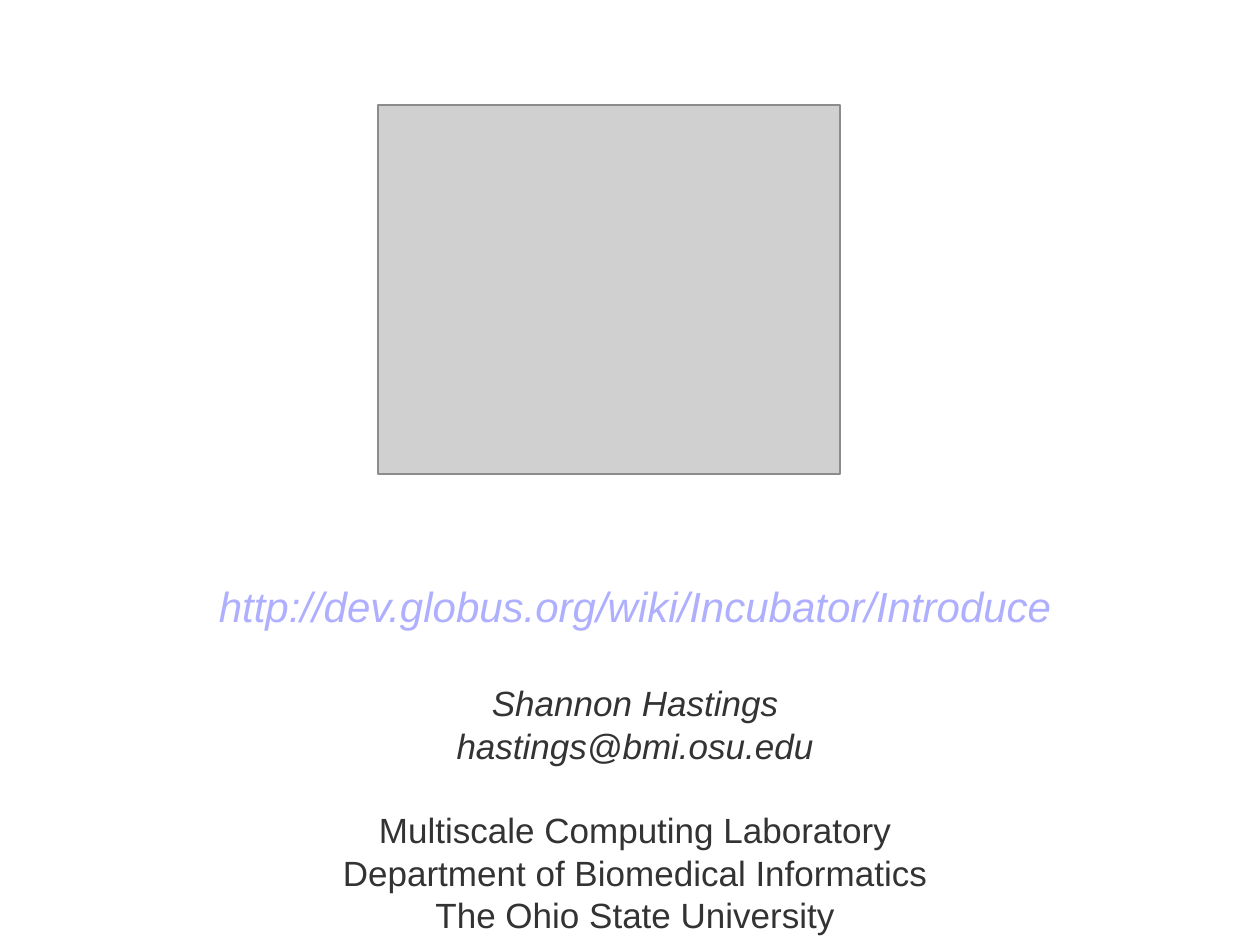
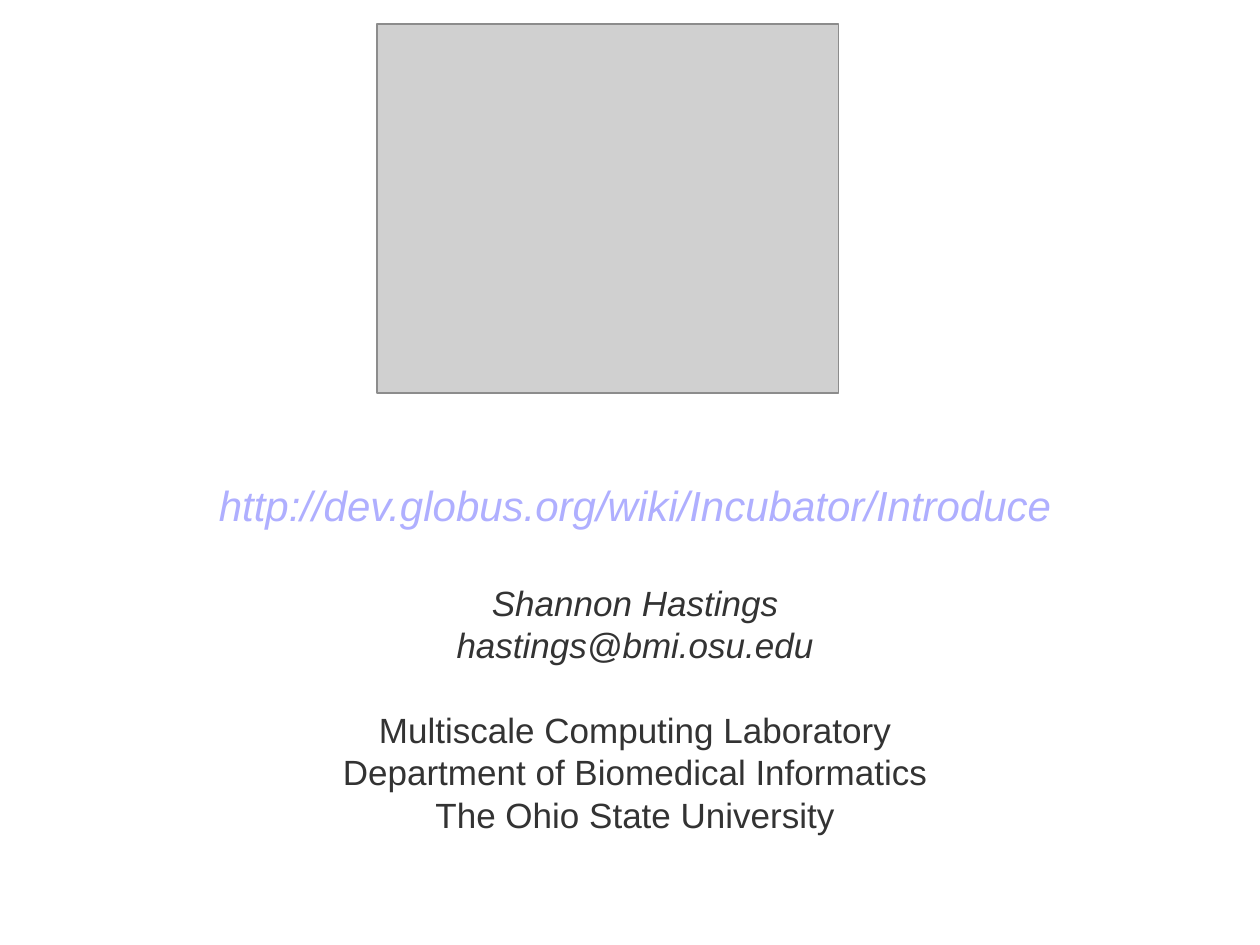
Before and after one commit to NCIP/cagrid-portal, a slide deck: slide 24 of cagrid-1-0/Documentation/presentations/introduce/Introduce-OGF19.ppt (slide 22 before the commit). Drawn at 1260x945 pixels with LibreOffice and Linux fonts; fonts in the diff are those of the drawing; grey boxes stand for pictures; background and template pictures are left out. Boxes give left, top, right and bottom in pixels: in the first picture for what was removed or moved away, otherwise in the second. Text is boxed around its words. In the diff, an @@ line names an element or a change of style, - is before the commit and + after.

```diff
--- a/cagrid-1-0/Documentation/presentations/introduce/Introduce-OGF19.ppt
+++ b/cagrid-1-0/Documentation/presentations/introduce/Introduce-OGF19.ppt
@@ picture: place and size @@
-picture at box(378, 105, 840, 474)
+picture at box(377, 24, 839, 393)
@@ subtitle "http://dev.globus.org/wiki/Incubator/Introduce": place and size @@
-subtitle "http://dev.globus.org/wiki/Incubator/Introduce" at box(219, 592, 1051, 935)
+subtitle "http://dev.globus.org/wiki/Incubator/Introduce" at box(219, 491, 1051, 834)
```
Also in this commit, not shown: 4 other slides changed, 3 slides added, 1 slide removed.
